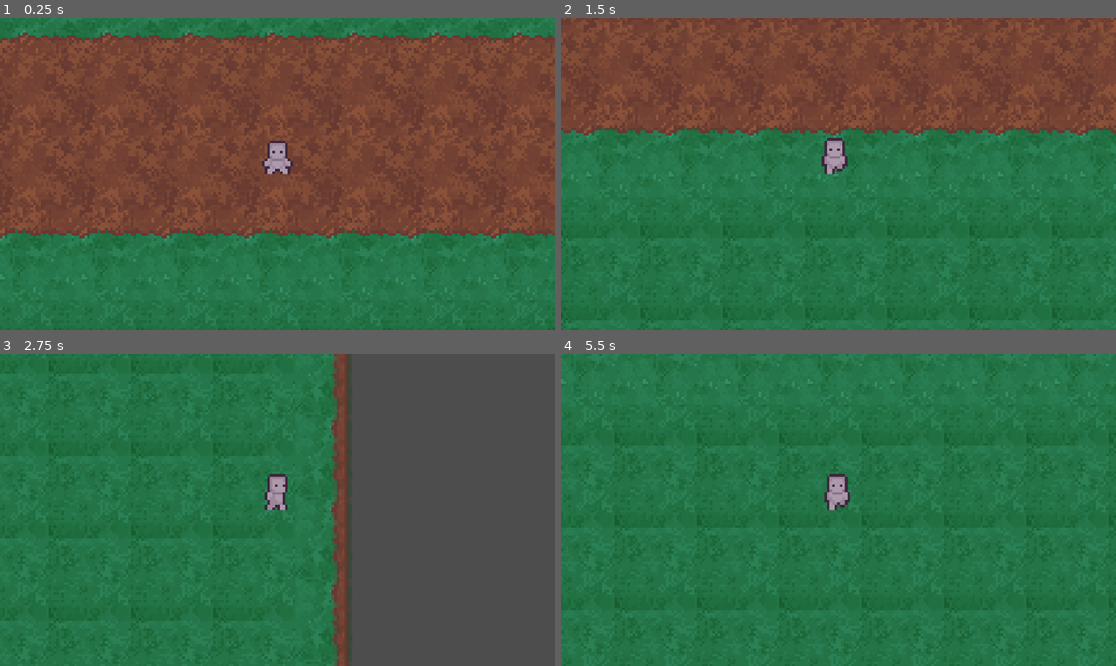
Above: before the commit, frames 1-4 (two rows, left to right).
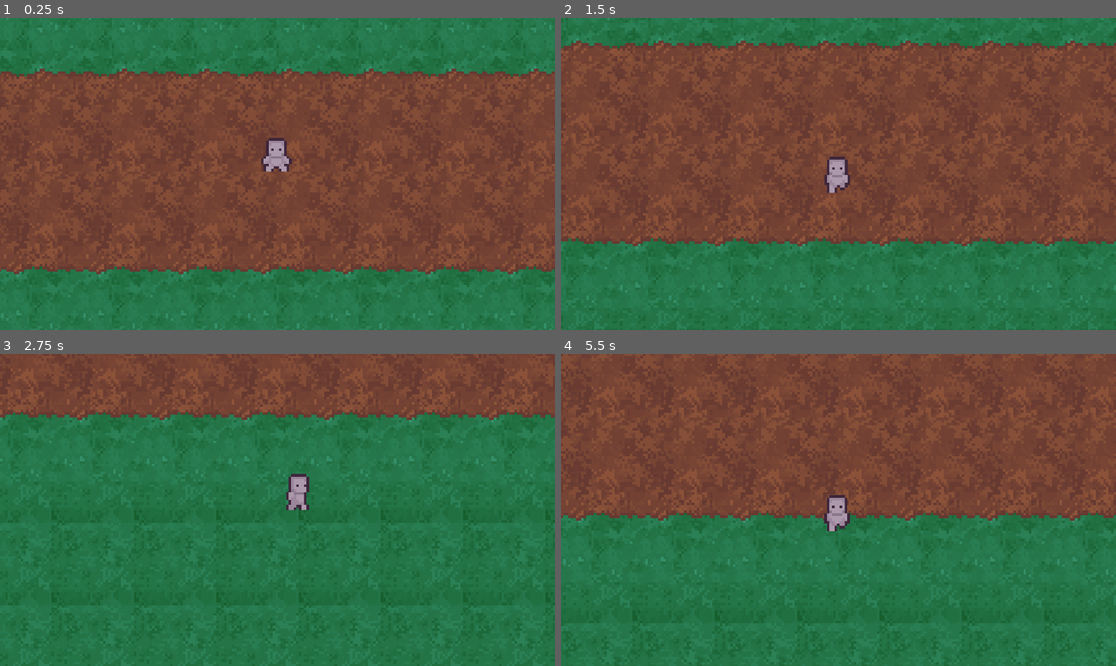
Above: after the commit, the same moments.

Repository: BDesro/Pantheon-CHP
Game: Godot game, scene res://scenes/gameScene.tscn
Same seed, same stepped clock (60 frames per second), same inputs: the game is played once before the commit and once after it.
Inputs (mouse positions are in pixels of both pictures, inside the frame that each line leads up to):
- Up to frame 1 (0.25 s): no input
- Up to frame 2 (1.5 s): move the mouse to (960, 158) at 0.52 s; hold D (right, bound only before the commit) 0.53-1.28 s; tap E (e, bound only before the commit) at 0.6 s; click (960, 158) at 0.8 s; move the mouse to (727, 189) at 1.27 s; hold S (down, bound only before the commit) from 1.28 s (still down); click (727, 189) at 1.35 s
- Up to frame 3 (2.75 s): tap Q (q, bound only before the commit) at 1.55, 2.1 s; move the mouse to (333, 441) at 2.02 s; release S (down, bound only before the commit) at 2.03 s; hold D (right, bound only before the commit) from 2.03 s (still down); click (333, 441) at 2.17 s; right-click (333, 441) at 2.3 s
- Up to frame 4 (5.5 s): move the mouse to (810, 572) at 2.77 s; release D (right, bound only before the commit) at 2.78 s; hold W (up, bound only before the commit) 2.78-3.53 s; right-click (810, 572) at 2.85 s; click (810, 572) at 2.92 s; tap Shift (shift, bound only before the commit) at 3.05, 3.6 s; move the mouse to (1005, 556) at 3.52 s; hold A (left, bound only before the commit) 3.53-5.03 s; click (1005, 556) at 3.67 s; tap Space (space, bound only before the commit) at 3.8, 4.35 s; move the mouse to (672, 463) at 4.27 s; click (672, 463) at 4.42 s; tap E (e, bound only before the commit) at 4.55, 5.1 s; move the mouse to (866, 510) at 5.02 s; hold S (down, bound only before the commit) from 5.03 s (still down); click (866, 510) at 5.3 s

The runs differ from the first frame. In frame 1, 30% of the frame differs, in the area x 0-100%, y 0-100%; in frame 2, 48%; in frame 3, 54%; in frame 4, 54%.

Commit message:
Refactored Player for BaseController Inheritance

Diff:
--- a/project.godot
+++ b/project.godot
@@ -17,56 +17,56 @@
 
 [input]
 
-left={
+move_left={
 "deadzone": 0.5,
 "events": [Object(InputEventKey,"resource_local_to_scene":false,"resource_name":"","device":-1,"window_id":0,"alt_press …(191 unchanged characters)…
 , Object(InputEventKey,"resource_local_to_scene":false,"resource_name":"","device":-1,"window_id":0,"alt_pressed":false …(186 unchanged characters)…
 ]
 }
-right={
+move_right={
 "deadzone": 0.5,
 "events": [Object(InputEventKey,"resource_local_to_scene":false,"resource_name":"","device":-1,"window_id":0,"alt_press …(192 unchanged characters)…
 , Object(InputEventKey,"resource_local_to_scene":false,"resource_name":"","device":-1,"window_id":0,"alt_pressed":false …(186 unchanged characters)…
 ]
 }
-up={
+move_up={
 "deadzone": 0.5,
 "events": [Object(InputEventKey,"resource_local_to_scene":false,"resource_name":"","device":-1,"window_id":0,"alt_press …(192 unchanged characters)…
 , Object(InputEventKey,"resource_local_to_scene":false,"resource_name":"","device":-1,"window_id":0,"alt_pressed":false …(186 unchanged characters)…
 ]
 }
-down={
+move_down={
 "deadzone": 0.5,
 "events": [Object(InputEventKey,"resource_local_to_scene":false,"resource_name":"","device":-1,"window_id":0,"alt_press …(192 unchanged characters)…
 , Object(InputEventKey,"resource_local_to_scene":false,"resource_name":"","device":-1,"window_id":0,"alt_pressed":false …(186 unchanged characters)…
 ]
 }
-lmb={
+primary={
 "deadzone": 0.5,
 "events": [Object(InputEventMouseButton,"resource_local_to_scene":false,"resource_name":"","device":-1,"window_id":0,"a …(258 unchanged characters)…
 ]
 }
-rmb={
+secondary={
 "deadzone": 0.5,
 "events": [Object(InputEventMouseButton,"resource_local_to_scene":false,"resource_name":"","device":-1,"window_id":0,"a …(258 unchanged characters)…
 ]
 }
-space={
+dash_dodge={
 "deadzone": 0.5,
 "events": [Object(InputEventKey,"resource_local_to_scene":false,"resource_name":"","device":-1,"window_id":0,"alt_press …(191 unchanged characters)…
 ]
 }
-shift={
+offense_ability={
 "deadzone": 0.5,
 "events": [Object(InputEventKey,"resource_local_to_scene":false,"resource_name":"","device":-1,"window_id":0,"alt_press …(195 unchanged characters)…
 ]
 }
-e={
+defense_ability={
 "deadzone": 0.5,
 "events": [Object(InputEventKey,"resource_local_to_scene":false,"resource_name":"","device":-1,"window_id":0,"alt_press …(192 unchanged characters)…
 ]
 }
-q={
+all_in_ability={
 "deadzone": 0.5,
 "events": [Object(InputEventKey,"resource_local_to_scene":false,"resource_name":"","device":-1,"window_id":0,"alt_press …(192 unchanged characters)…
 ]
--- a/scenes/player.tscn
+++ b/scenes/player.tscn
@@ -1,12 +1,9 @@
-[gd_scene load_steps=3 format=3 uid="uid://bhgrhv3frpheo"]
+[gd_scene load_steps=2 format=3 uid="uid://bhgrhv3frpheo"]
 
 [ext_resource type="Script" path="res://scripts/player.gd" id="1_5sjut"]
-[ext_resource type="PackedScene" uid="uid://b8t51qj22uqqy" path="res://scenes/Character.tscn" id="1_nh4mt"]
 
 [node name="Player" type="Node2D"]
 script = ExtResource("1_5sjut")
 
-[node name="Character" parent="." instance=ExtResource("1_nh4mt")]
-
 [node name="Camera2D" type="Camera2D" parent="."]
 zoom = Vector2(5.34, 5.34)
--- a/scripts/base_controller.gd
+++ b/scripts/base_controller.gd
@@ -11,6 +11,7 @@
 # Calls load_character_hierarchy and sets the current character
 # to the one at index 0 in the array.
 func _ready():
+	print("made it to base controller")
 	load_character_hierarchy()
 
 	cur_character = character_hierarchy[0].instantiate() as Character
@@ -30,6 +31,7 @@
 	# Access characters in folder
 	var char_folder = "res://scenes/Characters/"
 	var dir = DirAccess.open(char_folder)
+	print("Opened character folder")
 
 	if dir:
 		var files = dir.get_files()
--- a/scripts/character.gd
+++ b/scripts/character.gd
@@ -5,8 +5,9 @@
 @export var max_health: int = 100
 # Set initial current health to maximum
 @export var current_health = max_health
-@export var speed = 200 # Base movement speed (pixels/sec)
+@export var speed = 50 # Base movement speed (pixels/sec)
 @export var ascension_tier: int
+@export var ascension_threshold: int = 1 # Number of kills to ascend to next tier
 
 # Bounds for character position
 var min_x = -20 * 16
@@ -21,61 +22,54 @@
 # Saves the last y axis value of the character's velocity
 var prev_y = 0;
 
-# Define individual ability cooldowns
-@export var ability_cooldowns: Dictionary = {
-	"ability_1": 1.0,
-	"ability_2": 1.0,
-	"ability_3": 1.0,
-	"ability_4": 1.0,
-	"ability_5": 1.0,
-	"ability_6": 1.0
-}
+## Define individual ability cooldowns
+#@export var ability_cooldowns: Dictionary = {
+	#"ability_1": 1.0,
+	#"ability_2": 1.0,
+	#"ability_3": 1.0,
+	#"ability_4": 1.0,
+	#"ability_5": 1.0,
+	#"ability_6": 1.0
+#}
 
 # Track ability cooldown status
 var ability_on_cd: Dictionary = {}
 
-# Input-to-ability mapping (To be overridden in child nodes)
-var ability_bindings: Dictionary = {
-	"ability_1": "lmb",
-	"ability_2": "rmb",
-	"ability_3": "space",
-	"ability_4": "shift",
-	"ability_5": "e",
-	"ability_6": "q"
-}
+## Input-to-ability mapping (To be overridden in child nodes)
+#var ability_bindings: Dictionary = {
+	#"ability_1": "lmb",
+	#"ability_2": "rmb",
+	#"ability_3": "space",
+	#"ability_4": "shift",
+	#"ability_5": "e",
+	#"ability_6": "q"
+#}
 
 func _ready():
 	current_health = max_health # Ensure current health begins at max
 
-	# Initialize cooldown states and timers for each ability
-	for ability_name in ability_cooldowns.keys():
-		ability_on_cd[ability_name] = false # Ensure all abilities start off cooldown
+	## Initialize cooldown states and timers for each ability
+	#for ability_name in ability_cooldowns.keys():
+		#ability_on_cd[ability_name] = false # Ensure all abilities start off cooldown
+		#
+		## Create a timer for each ability
+		#var timer = Timer.new()
+		#timer.name = ability_name + "_CDTimer"
+		#timer.wait_time = ability_cooldowns[ability_name]
+		#timer.one_shot = true
+		#
+		## Connect timer's timeout signal to the function
+		#timer.connect("timeout", Callable(self, "_on_cooldown_end"))
+		## Store the ability name in the timer's metadata for reference
+		#timer.set_meta("ability_name", ability_name)
 
-		# Create a timer for each ability
-		var timer = Timer.new()
-		timer.name = ability_name + "_CDTimer"
-		timer.wait_time = ability_cooldowns[ability_name]
-		timer.one_shot = true
-
-		# Connect timer's timeout signal to the function
-		timer.connect("timeout", Callable(self, "_on_cooldown_end"))
-		# Store the ability name in the timer's metadata for reference
-		timer.set_meta("ability_name", ability_name)
-
-		add_child(timer)
-
-func set_control_state(new_state: ControlState):
-	control_state = new_state
+		#add_child(timer)
 
 func move_unit(desired_direction: Vector2):
 	velocity = desired_direction * speed
 	move_and_slide()
 
 func _process(delta):
-	if control_state == ControlState.AI:
-		print("Stuck in AI mode!")
-		handle_ai_movement(delta)
-
 	if velocity.x < 0:
 		$AnimatedSprite2D.flip_h = true
 	if velocity.x > 0:
@@ -94,7 +88,3 @@
 		$AnimatedSprite2D.play("idle_up")
 	else:
 		$AnimatedSprite2D.play("idle_forward")
-
-func handle_ai_movement(_delta):
-	# Default AI movement: Stop moving (Implement Later)
-	move_unit(Vector2.ZERO)
--- a/scripts/player.gd
+++ b/scripts/player.gd
@@ -1,25 +1,55 @@
-extends Node2D
+class_name Player
+extends BaseController
 
-class_name Player
 
-# Reference to current character and camera
-var current_character: Character
 var camera: Camera2D
 
 func _ready():
-	# Initialize character and camera
-	current_character = $Character
-	camera = $Camera2D
+	super._ready()
+	print("Made it to player")
+	# Initialize camera and check ability bindings
+	setup_camera()
+	ensure_input_actions_exist()
 
 func _process(_delta):
+	position = cur_character.position
 	handle_input()
 
-	if current_character:
-		camera.global_position = current_character.global_position
-
 func handle_input():
-	if not current_character:
+	if not cur_character:
 		return
 
-	var input_direction = Input.get_vector("left", "right", "up", "down")
-	current_character.move_unit(input_direction)
+	# Basic movement
+	var input_direction = Input.get_vector("move_left", "move_right", "move_up", "move_down")
+	cur_character.move_unit(input_direction)
+	camera.position = cur_character.position
+
+
+func setup_camera():
+	camera = $Camera2D
+	camera.make_current() # Camera follows player
+	camera.position_smoothing_enabled = true
+	camera.position_smoothing_speed = 10.0
+
+func ensure_input_actions_exist():
+	var actions = [
+		["move_right", KEY_D],
+		["move_left", KEY_A],
+		["move_up", KEY_W],
+		["move_down", KEY_S],
+		["primary", MOUSE_BUTTON_LEFT],
+		["secondary", MOUSE_BUTTON_RIGHT],
+		["dash_dodge", KEY_SPACE],
+		["offense_ability", KEY_SHIFT],
+		["defense_ability", KEY_E],
+		["all_in_ability", KEY_Q]
+	]
+
+	for pair in actions:
+		var action = pair[0]
+		var key = pair[1]
+		if not InputMap.has_action(action):
+			InputMap.add_action(action)
+			var event = InputEventKey.new()
+			event.keycode = key
+			InputMap.action_add_event(action, event)
Not shown: 2 places in scenes/Characters/Character.tscn that only renumber resources
